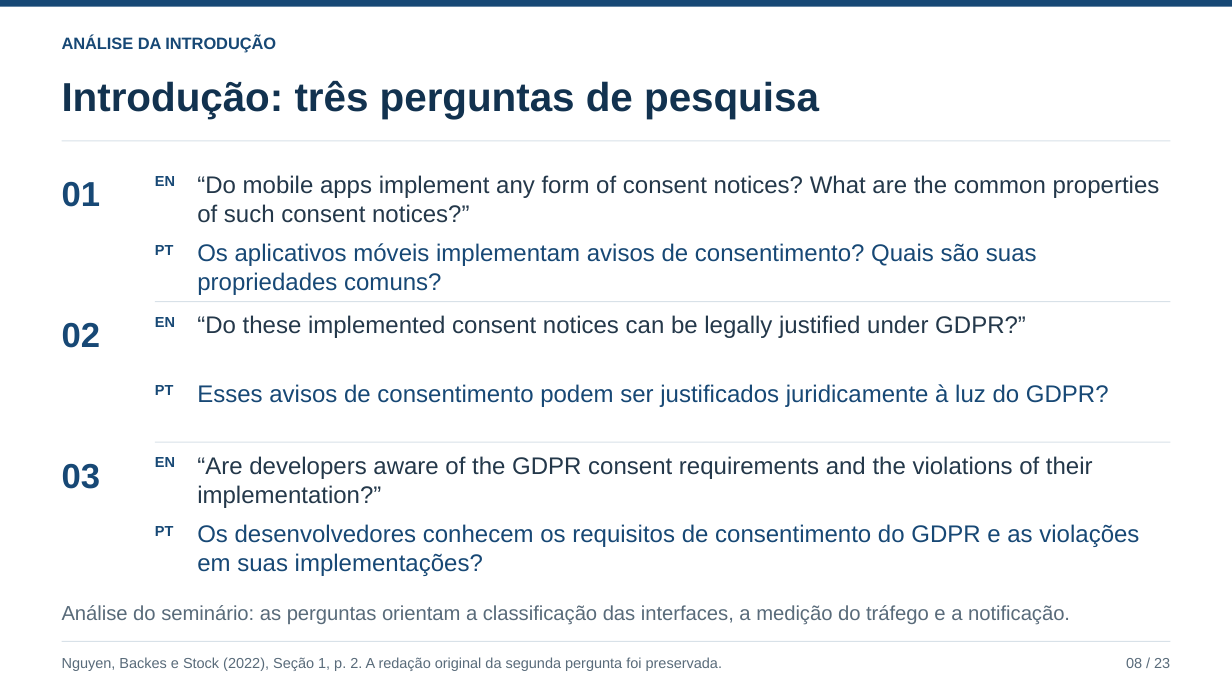
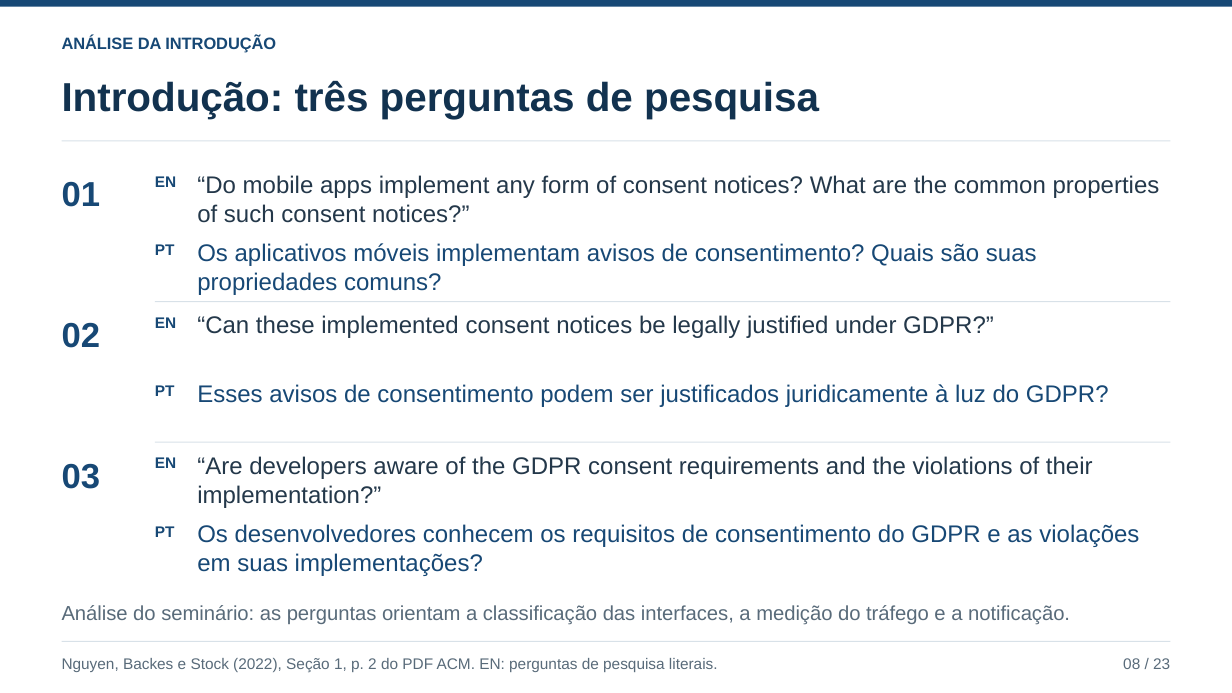
Before and after one commit to ClaudioAMF1/TCC, a slide deck: slide 8 of seminario/apresentacao/seminario-analise-de-artigo.pptx. Drawn at 1232x693 pixels with LibreOffice and Linux fonts; fonts in the diff are those of the drawing. Boxes give left, top, right and bottom in pixels: in the first picture for what was removed or moved away, otherwise in the second. Text is boxed around its words. In the diff, an @@ line names an element or a change of style, - is before the commit and + after.

```diff
--- a/seminario/apresentacao/seminario-analise-de-artigo.pptx
+++ b/seminario/apresentacao/seminario-analise-de-artigo.pptx
@@ text at [197, 315, 994, 338]: text changed @@
-“Do these implemented consent notices can be legally justified under GDPR?”
+“Can these implemented consent notices be legally justified under GDPR?”
@@ size 11.2 to 12 pt in 4 elements at [1123, 658, 1170, 669], [155, 176, 176, 187], [155, 317, 176, 328], [155, 457, 176, 468] @@
@@ text at [62, 658, 718, 672]: text changed; size 11.2 to 12 pt @@
-Nguyen, Backes e Stock (2022), Seção 1, p. 2. A redação original da segunda pergunta foi preservada.
+Nguyen, Backes e Stock (2022), Seção 1, p. 2 do PDF ACM. EN: perguntas de pesquisa literais.
```
Also in this commit, not shown: 24 other slides changed, 13 other files.
